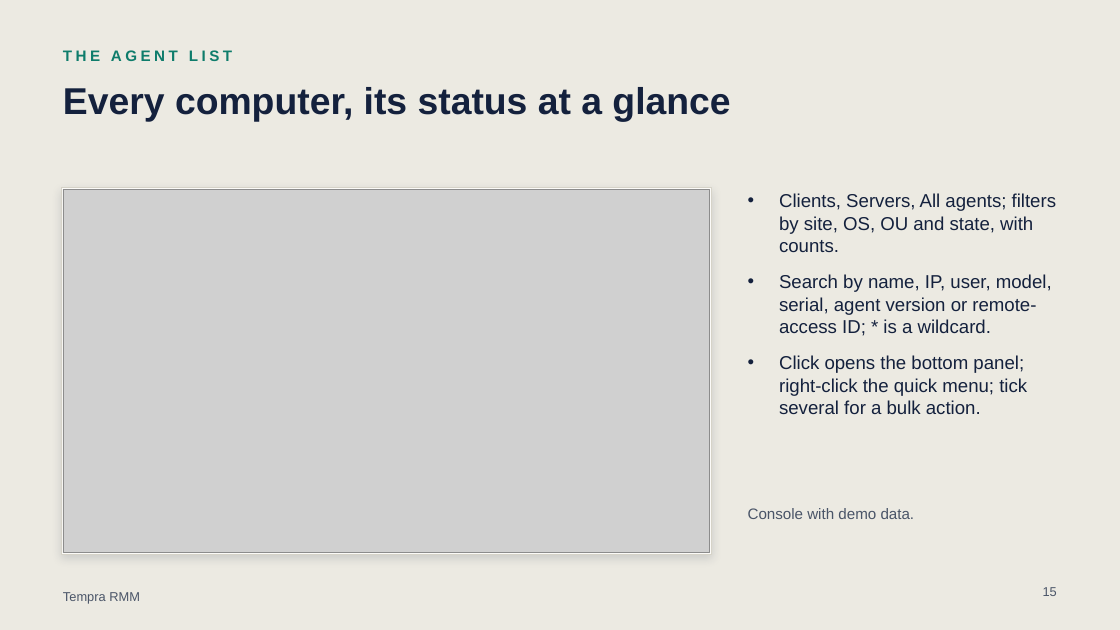
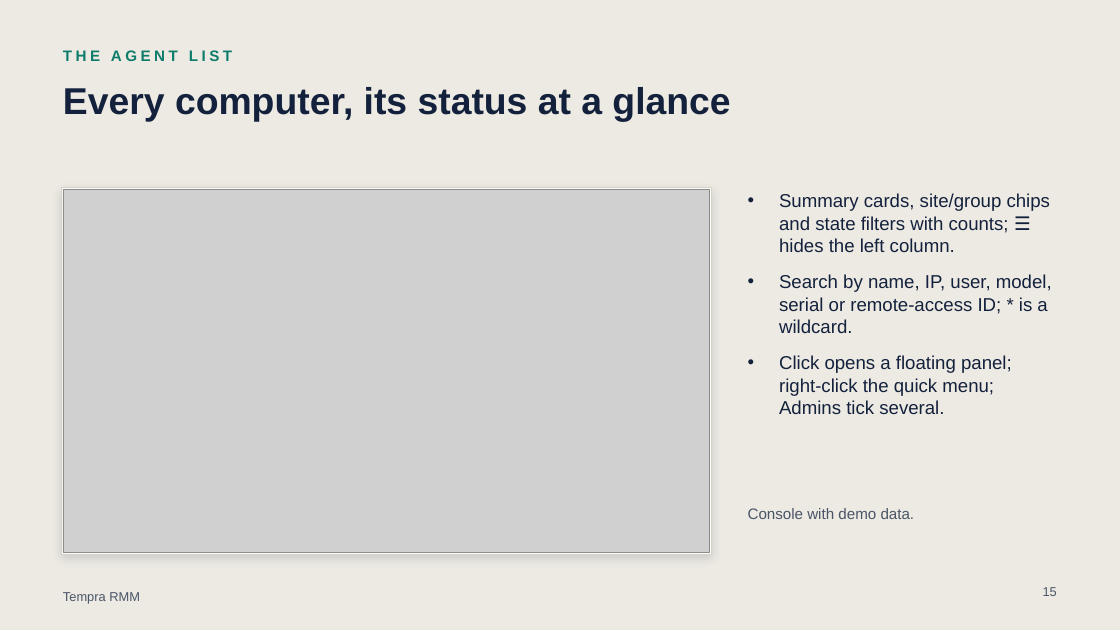
Before and after one commit to stefanozanarini/tempra-rmm, a slide deck: slide 15 of docs/Tempra-RMM-operator-manual-EN.pptx. Drawn at 1120x630 pixels with LibreOffice and Linux fonts; fonts in the diff are those of the drawing; grey boxes stand for pictures. Boxes give left, top, right and bottom in pixels: in the first picture for what was removed or moved away, otherwise in the second. Text is boxed around its words. In the diff, an @@ line names an element or a change of style, - is before the commit and + after.

Commit message:
Docs: manual and presentation updated for Microsoft 365, BitLocker key backup, Admin-only bulk actions and remote-control changes

```diff
--- a/docs/Tempra-RMM-operator-manual-EN.pptx
+++ b/docs/Tempra-RMM-operator-manual-EN.pptx
@@ text at bbox=[779, 193, 1052, 414]: text changed @@
-• Clients, Servers, All agents; filters by site, OS, OU and state, with counts.
-• Search by name, IP, user, model, serial, agent version or remote-access ID; * is a wildcard.
-• Click opens the bottom panel; right-click the quick menu; tick several for a bulk action.
+• Summary cards, site/group chips and state filters with counts; ☰ hides the left column.
+• Search by name, IP, user, model, serial or remote-access ID; * is a wildcard.
+• Click opens a floating panel; right-click the quick menu; Admins tick several.
```
Also in this commit, not shown: 12 other slides changed, 1 slide added, 19 other files.
